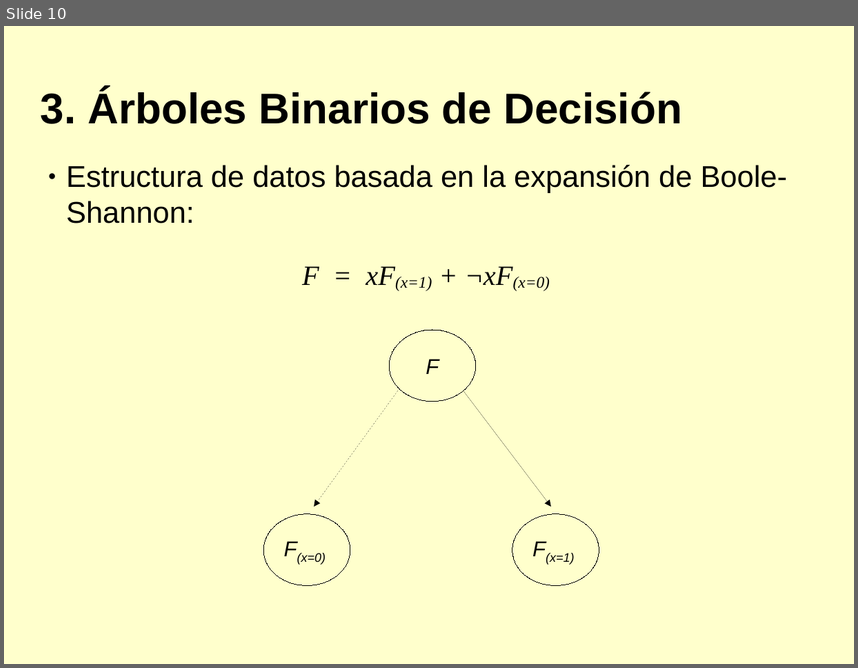
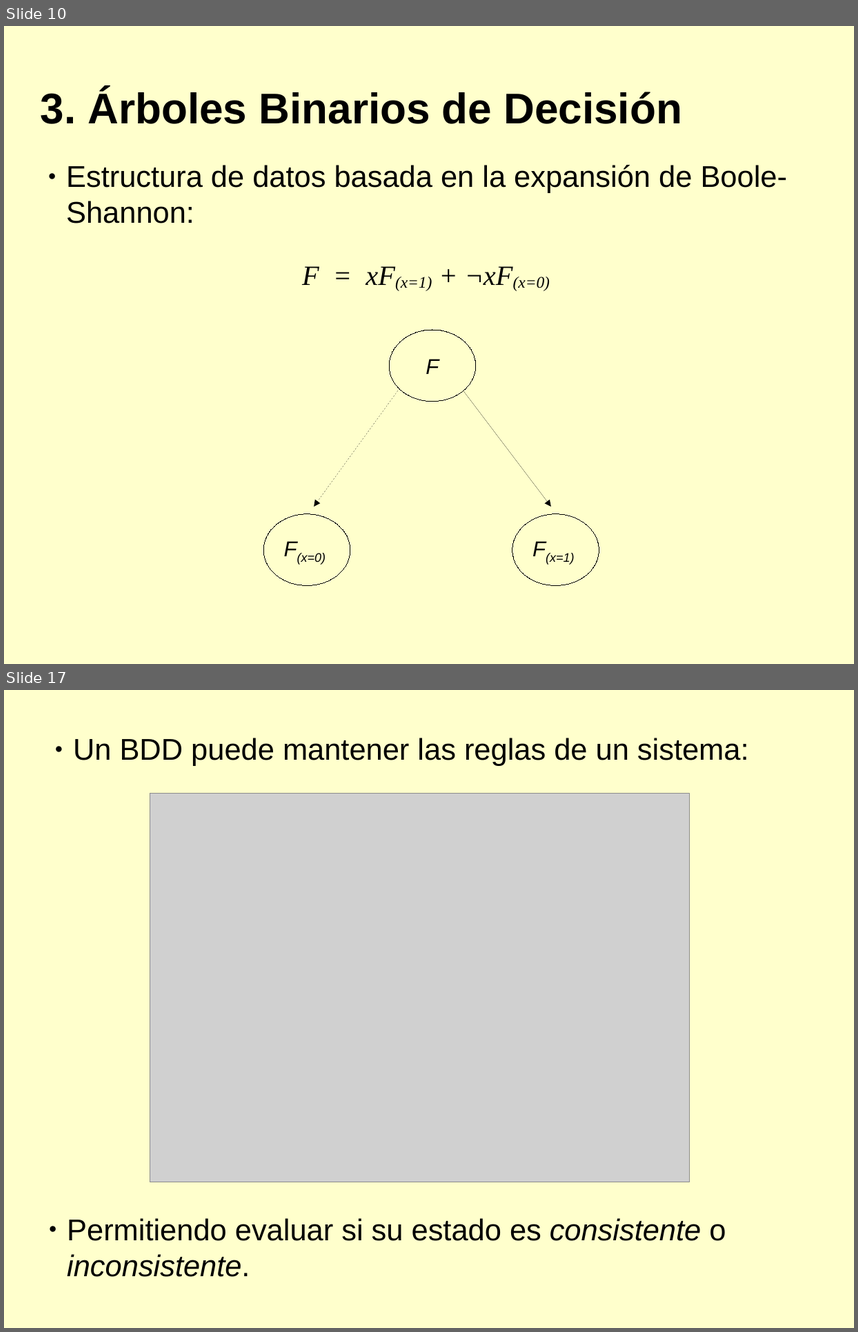
Before and after one commit to diegojromerolopez/djbdd, a slide deck: doc/presentacion.odp. Shown one above the other, each under a label of ours: slide 10 before the commit, slides 10 and 17 after it; the slides between them are not shown. The pictures are 858x668 and 858x1332 pixels, drawn with LibreOffice and Linux fonts; fonts in the diff are those of the drawing; grey boxes stand for pictures. Boxes give left, top, right and bottom in pixels: in the first picture for what was removed or moved away, otherwise in the second. Text is boxed around its words. In the diff, an @@ line names an element or a change of style, - is before the commit and + after.

```diff
--- a/doc/presentacion.odp
+++ b/doc/presentacion.odp
@@ slide 17 added at [4,690,854,1328], background #FFFFCC @@
@@ text added at [73,738,749,766], 28 pt, text #000000 @@
+● Un BDD puede mantener las reglas de un sistema:
@@ picture added at [150,793,690,1182] @@
@@ text added at [67,1218,726,1276], 28 pt, text #000000 @@
+● Permitiendo evaluar si su estado es consistente o inconsistente.
```
Also in this commit, not shown: 1 slide changed, 14 other slides added, 3 other files.
